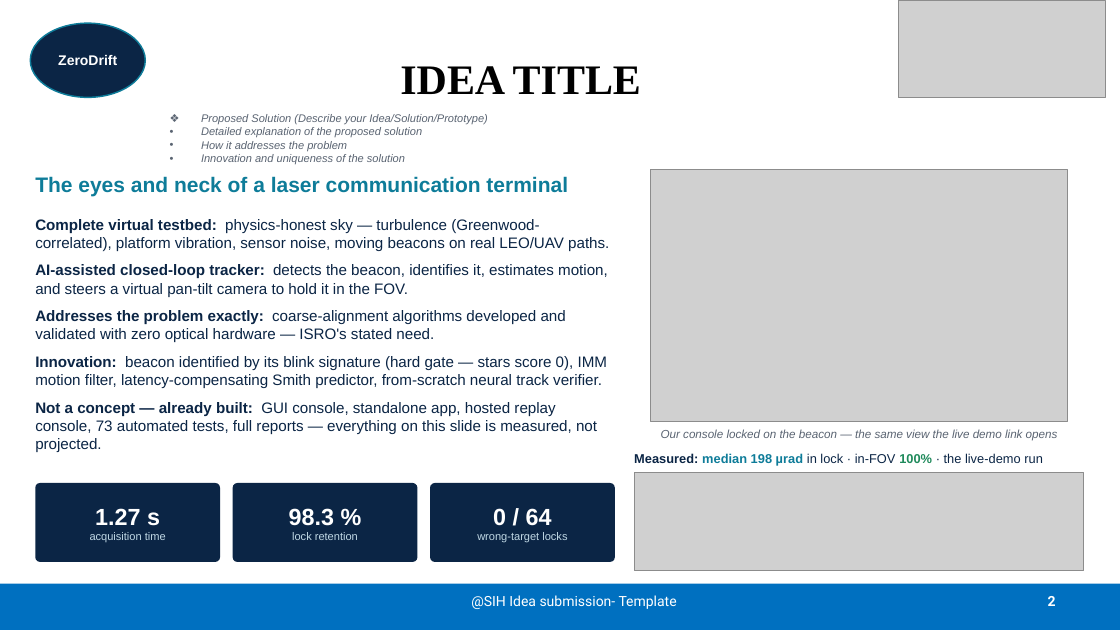
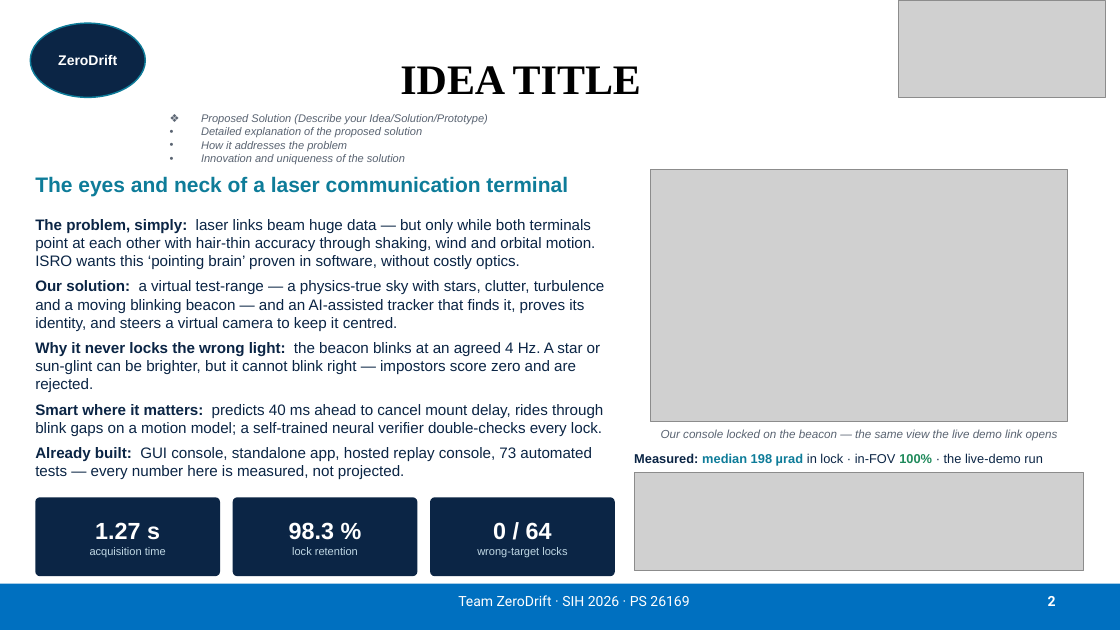
Before and after one commit to pranshukesavmishra/SIH2026, a slide deck: slide 2 of docs/submission/ZeroDrift_SIH26169.pptx. Drawn at 1120x630 pixels with LibreOffice and Linux fonts; fonts in the diff are those of the drawing; grey boxes stand for pictures. Boxes give left, top, right and bottom in pixels: in the first picture for what was removed or moved away, otherwise in the second. Text is boxed around its words. In the diff, an @@ line names an element or a change of style, - is before the commit and + after.

```diff
--- a/docs/submission/ZeroDrift_SIH26169.pptx
+++ b/docs/submission/ZeroDrift_SIH26169.pptx
@@ text at <box>35,219,605,479</box>: text changed @@
-Complete virtual testbed: physics-honest sky — turbulence (Greenwood-correlated), platform vibration, sensor noise, moving beacons on real LEO/UAV paths.
-AI-assisted closed-loop tracker: detects the beacon, identifies it, estimates motion, and steers a virtual pan-tilt camera to hold it in the FOV.
-Addresses the problem exactly: coarse-alignment algorithms developed and validated with zero optical hardware — ISRO's stated need.
-Innovation: beacon identified by its blink signature (hard gate — stars score 0), IMM motion filter, latency-compensating Smith predictor, from-scratch neural track verifier.
-Not a concept — already built: GUI console, standalone app, hosted replay console, 73 automated tests, full reports — everything on this slide is measured, not projected.
+The problem, simply: laser links beam huge data — but only while both terminals point at each other with hair-thin accuracy through shaking, wind and orbital motion. ISRO wants this ‘pointing brain’ proven in software, without costly optics.
+Our solution: a virtual test-range — a physics-true sky with stars, clutter, turbulence and a moving blinking beacon — and an AI-assisted tracker that finds it, proves its identity, and steers a virtual camera to keep it centred.
+Why it never locks the wrong light: the beacon blinks at an agreed 4 Hz. A star or sun-glint can be brighter, but it cannot blink right — impostors score zero and are rejected.
+Smart where it matters: predicts 40 ms ahead to cancel mount delay, rides through blink gaps on a motion model; a self-trained neural verifier double-checks every lock.
+Already built: GUI console, standalone app, hosted replay console, 73 automated tests — every number here is measured, not projected.
@@ 3 rounded rectangles: place and size @@
-3 rounded rectangles at <box>35,483,615,562</box>
+3 rounded rectangles at <box>35,497,615,576</box>
@@ text at <box>458,595,689,606</box>: text changed @@
-@SIH Idea submission- Template
+Team ZeroDrift · SIH 2026 · PS 26169
```
Also in this commit, not shown: 4 other slides changed, 1 other file.
